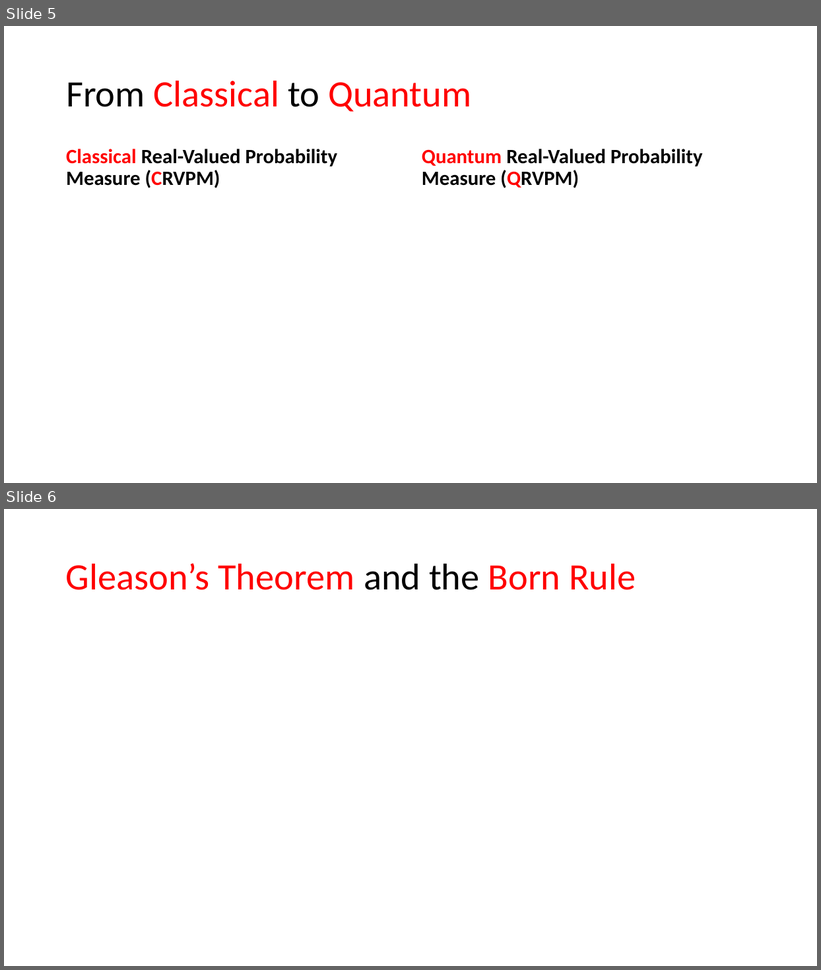
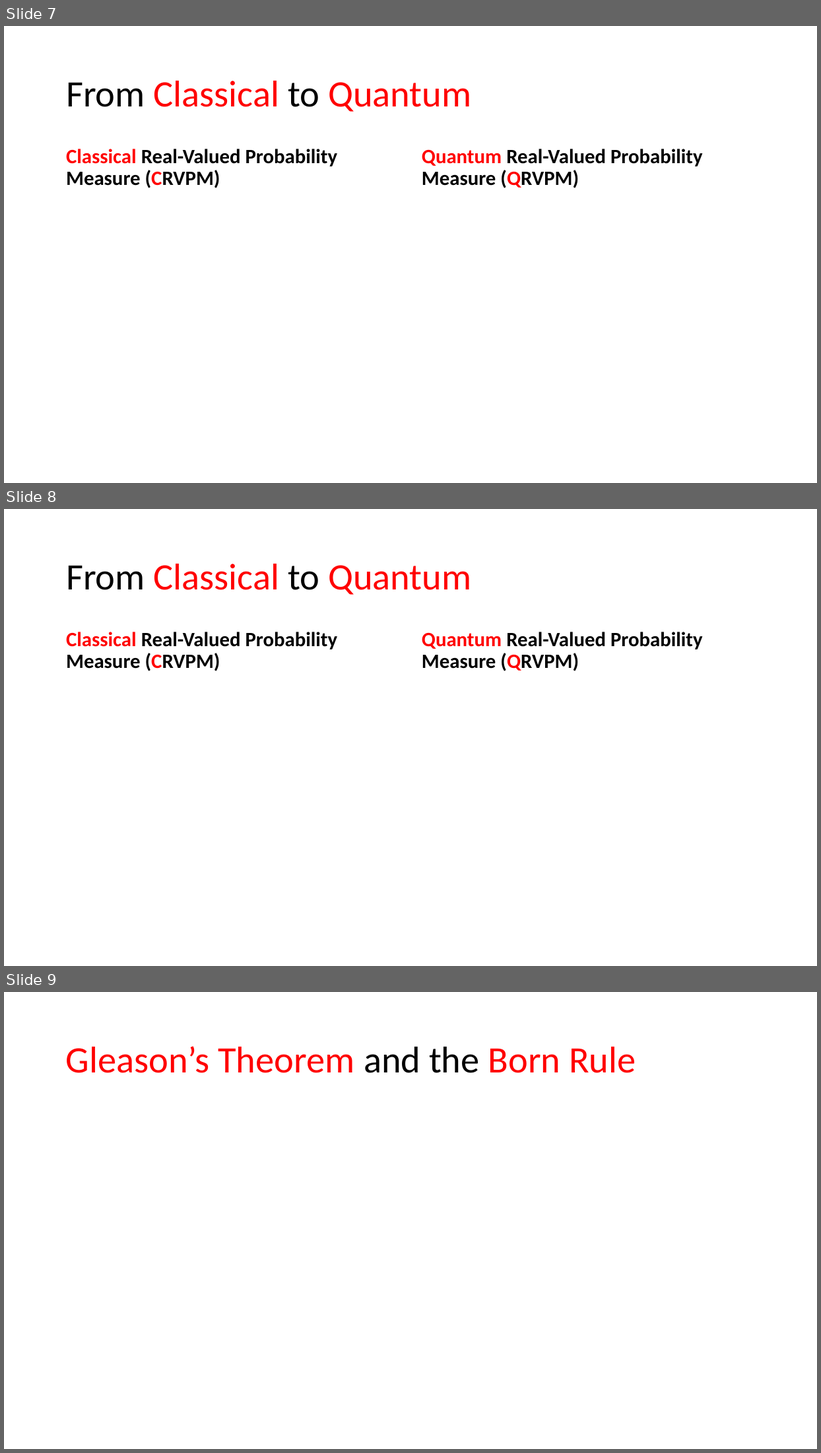
Before and after one commit to yuttai/Contextuality-and-Nonlocality-in-Discrete-Quantum-Theory, a slide deck: prop_short.pptm. Shown one above the other, each under a label of ours: slides 5 and 6 before the commit, slides 7, 8 and 9 after it. The pictures are 821x970 and 821x1453 pixels, drawn with LibreOffice and Linux fonts; fonts in the diff are those of the drawing; grey boxes stand for pictures. Boxes give left, top, right and bottom in pixels: in the first picture for what was removed or moved away, otherwise in the second. Text is boxed around its words. In the diff, an @@ line names an element or a change of style, - is before the commit and + after.

```diff
--- a/prop_short.pptm
+++ b/prop_short.pptm
@@ slide 8 added at box(4, 509, 817, 966), background #FFFFFF @@
@@ title added at box(66, 563, 471, 595), 44 pt, text #FF0000 @@
+From Classical to Quantum
@@ text added at box(66, 632, 338, 671), 24 pt, text #000000, bold @@
+Classical Real-Valued Probability Measure (CRVPM)
@@ text added at box(422, 632, 703, 671), 24 pt, text #000000, bold @@
+Quantum Real-Valued Probability Measure (QRVPM)
@@ what was slide 5 is now slide 7 @@
@@ what was slide 6 is now slide 9 @@
```
Also in this commit, not shown: 5 slides changed, 3 other slides added.
